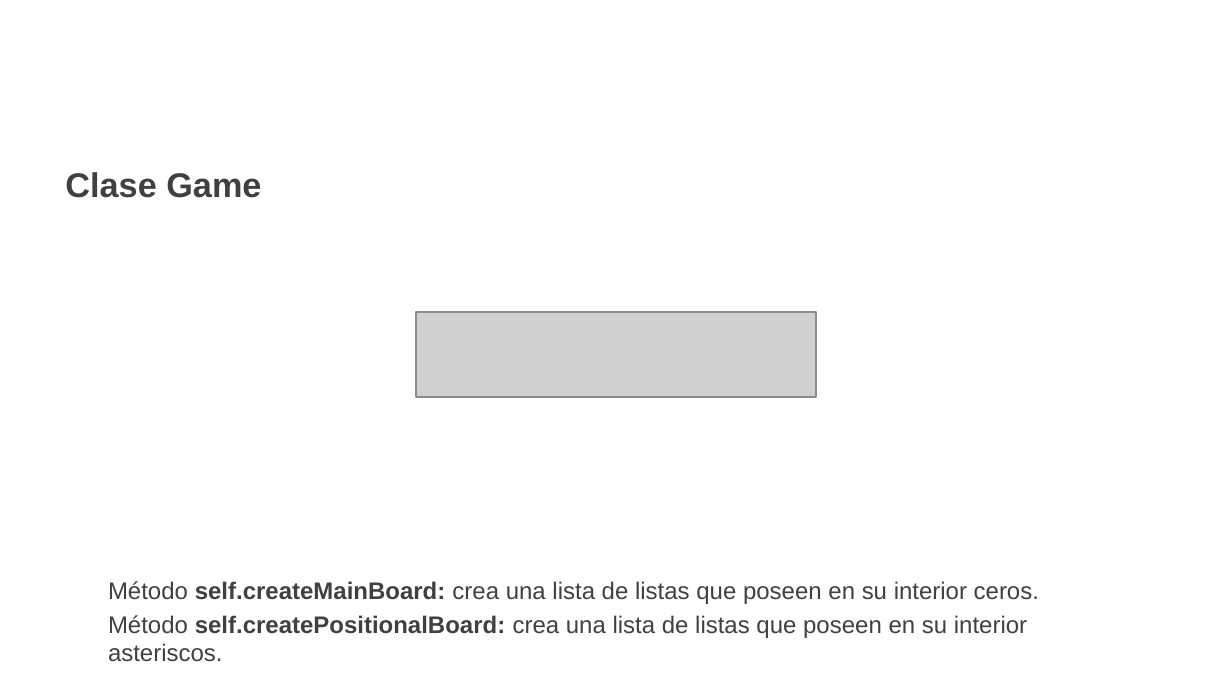
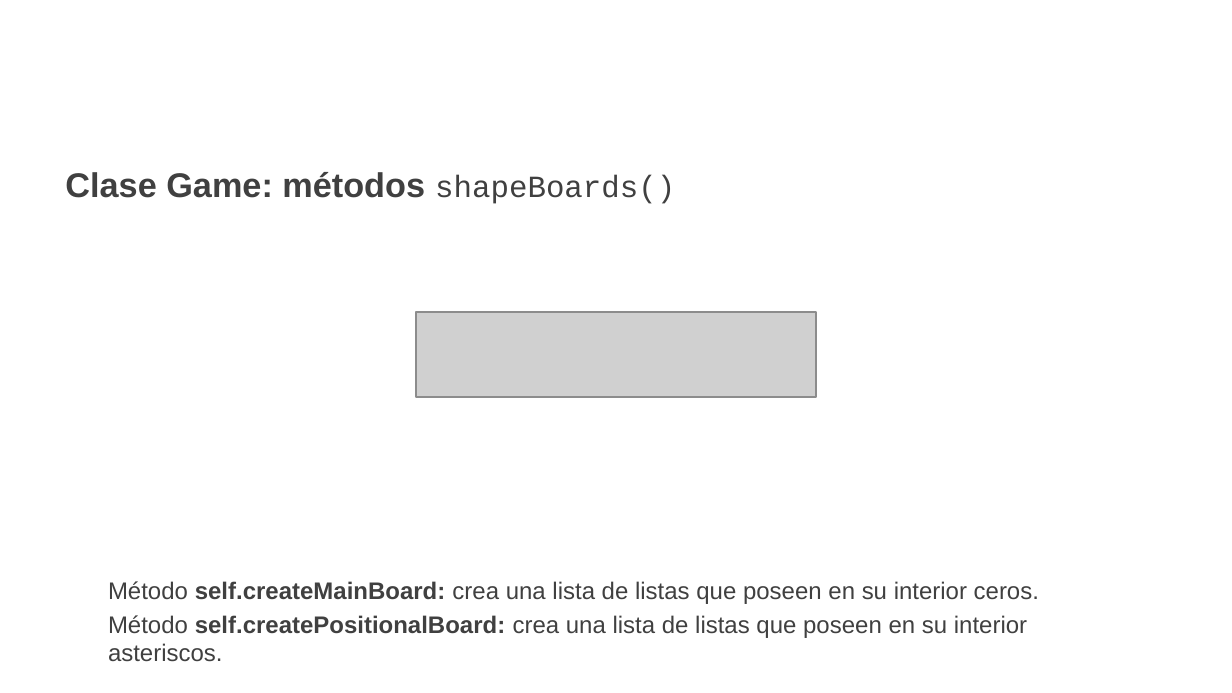
Before and after one commit to estebanarivasv/NavalBattle, a slide deck: slide 7 of Presentación.pptx. Drawn at 1232x693 pixels with LibreOffice and Linux fonts; fonts in the diff are those of the drawing; grey boxes stand for pictures; background and template pictures are left out. Boxes give left, top, right and bottom in pixels: in the first picture for what was removed or moved away, otherwise in the second. Text is boxed around its words. In the diff, an @@ line names an element or a change of style, - is before the commit and + after.

```diff
--- a/Presentación.pptx
+++ b/Presentación.pptx
@@ text at [65,172,675,204]: text changed @@
-Clase Game
+Clase Game: métodos shapeBoards()
```
Also in this commit, not shown: 17 other slides changed, 1 slide removed, 1 other file.
